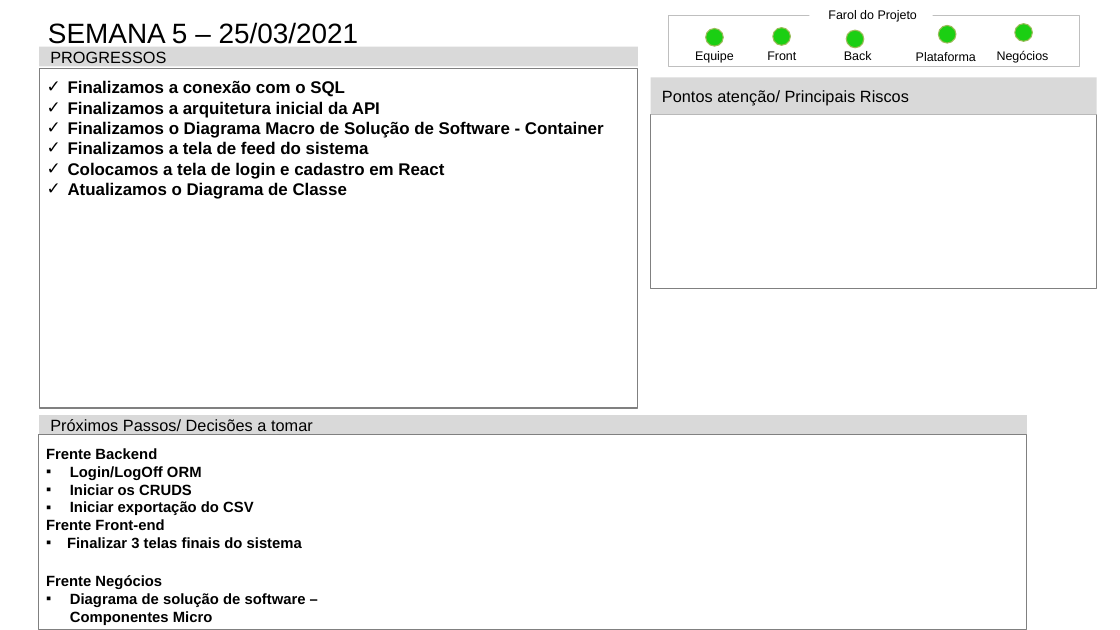
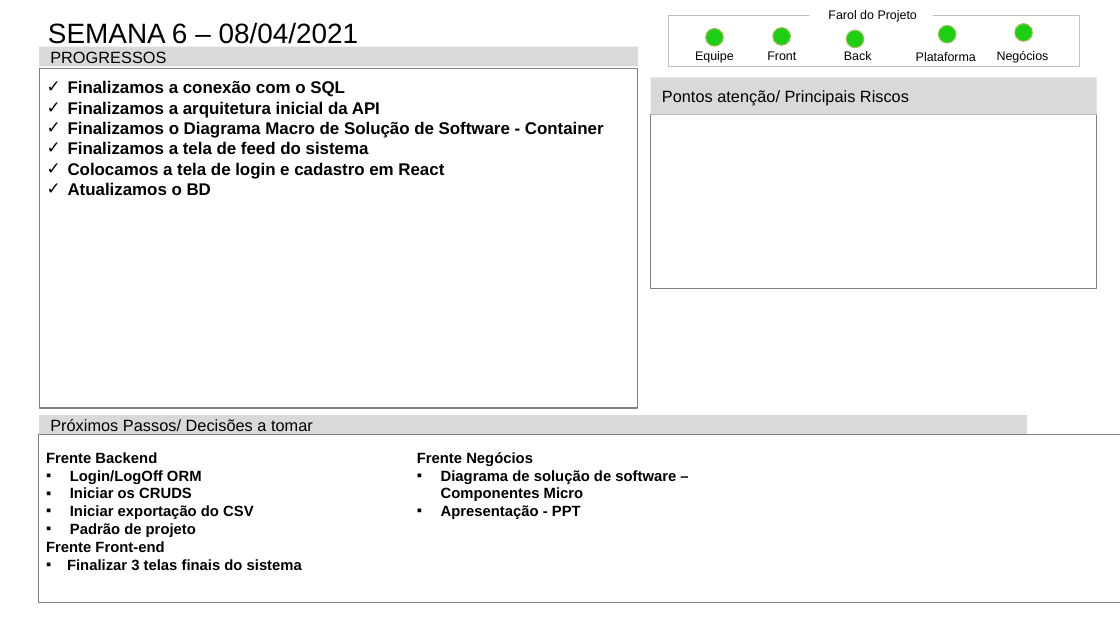
Before and after one commit to mileneoliveira/grupo04-react-web, a slide deck: slide 8 of Documentação/Status_Report/Mod_Status_Report-PI20202.pptx. Drawn at 1120x630 pixels with LibreOffice and Linux fonts; fonts in the diff are those of the drawing. Boxes give left, top, right and bottom in pixels: in the first picture for what was removed or moved away, otherwise in the second. Text is boxed around its words. In the diff, an @@ line names an element or a change of style, - is before the commit and + after.

Commit message:
Diagrama software componetes

```diff
--- a/Documentação/Status_Report/Mod_Status_Report-PI20202.pptx
+++ b/Documentação/Status_Report/Mod_Status_Report-PI20202.pptx
@@ title at (48, 22, 359, 44): text changed @@
-SEMANA 5 – 25/03/2021
+SEMANA 6 – 08/04/2021
@@ text in rectangle at (68, 182, 211, 195): text changed @@
-✓ Atualizamos o Diagrama de Classe
+✓ Atualizamos o BD
@@ rectangle "Frente Backend": place and size @@
-rectangle "Frente Backend" at (39, 434, 1026, 629)
+rectangle "Frente Backend" at (39, 434, 1120, 602)
@@ text in rectangle at (441, 505, 581, 519): paragraph added @@
+  ▪ Apresentação - PPT
@@ text in rectangle at (70, 523, 196, 537): paragraph added @@
+  ▪ Padrão de projeto
```
Also in this commit, not shown: 4 other files.
